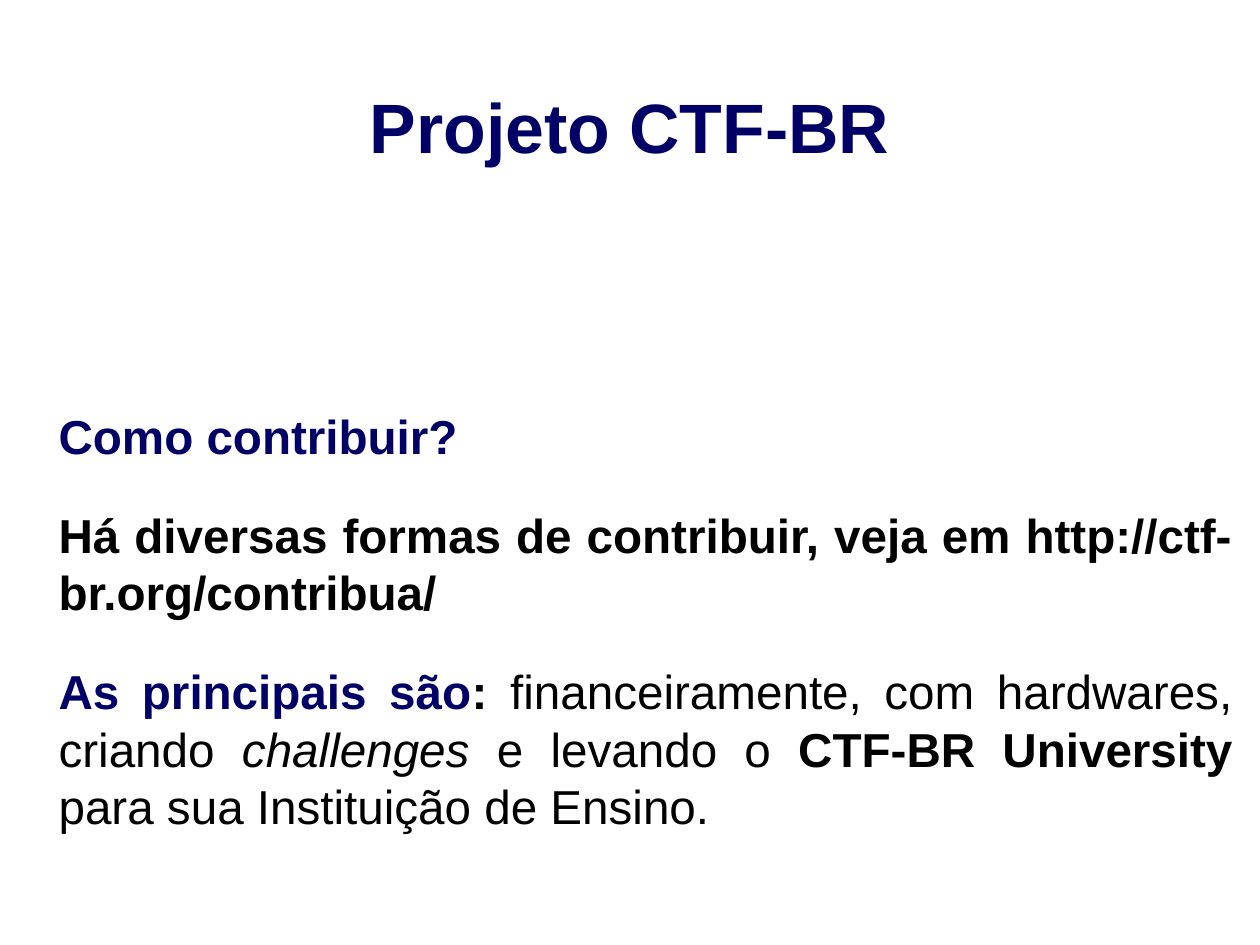
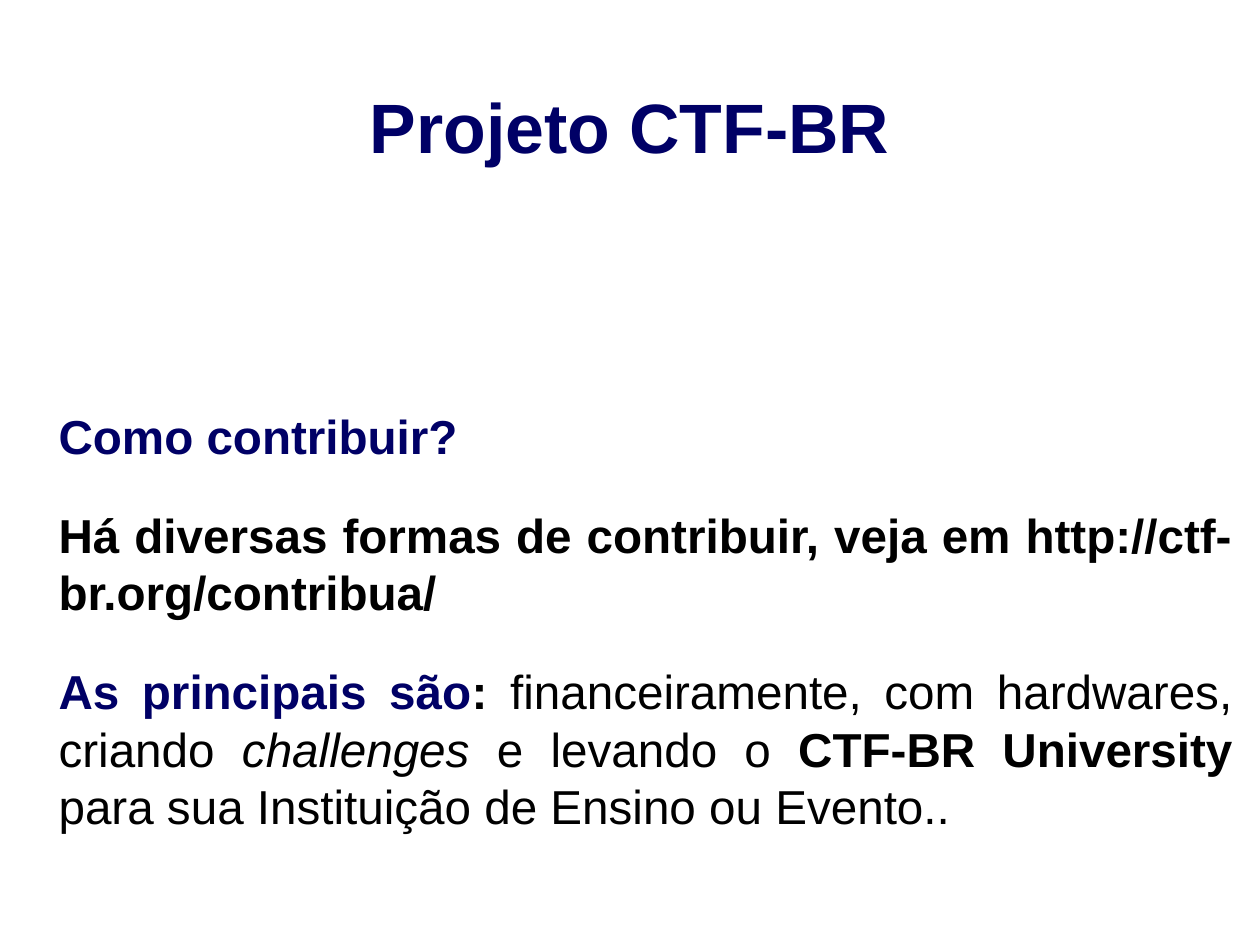
Before and after one commit to ctf-br/kit-palestrante, a slide deck: slide 11 of Versão Full/Palestra Full.odp (slide 10 before the commit). Drawn at 1260x945 pixels with LibreOffice and Linux fonts; fonts in the diff are those of the drawing. Boxes give left, top, right and bottom in pixels: in the first picture for what was removed or moved away, otherwise in the second. Text is boxed around its words. In the diff, an @@ line names an element or a change of style, - is before the commit and + after.

Commit message:
Atualizados slides e chall fcrypto zipado para evitar ser corrompido.

```diff
--- a/Versão Full/Palestra Full.odp
+++ b/Versão Full/Palestra Full.odp
@@ subtitle at (59, 674, 1232, 833): text changed @@
-As principais são: financeiramente, com hardwares, criando challenges e levando o CTF-BR University para sua Instituição de Ensino.
+As principais são: financeiramente, com hardwares, criando challenges e levando o CTF-BR University para sua Instituição de Ensino ou Evento..
```
Also in this commit, not shown: 2 other slides changed, 2 slides added, 1 slide removed, 2 other files.
